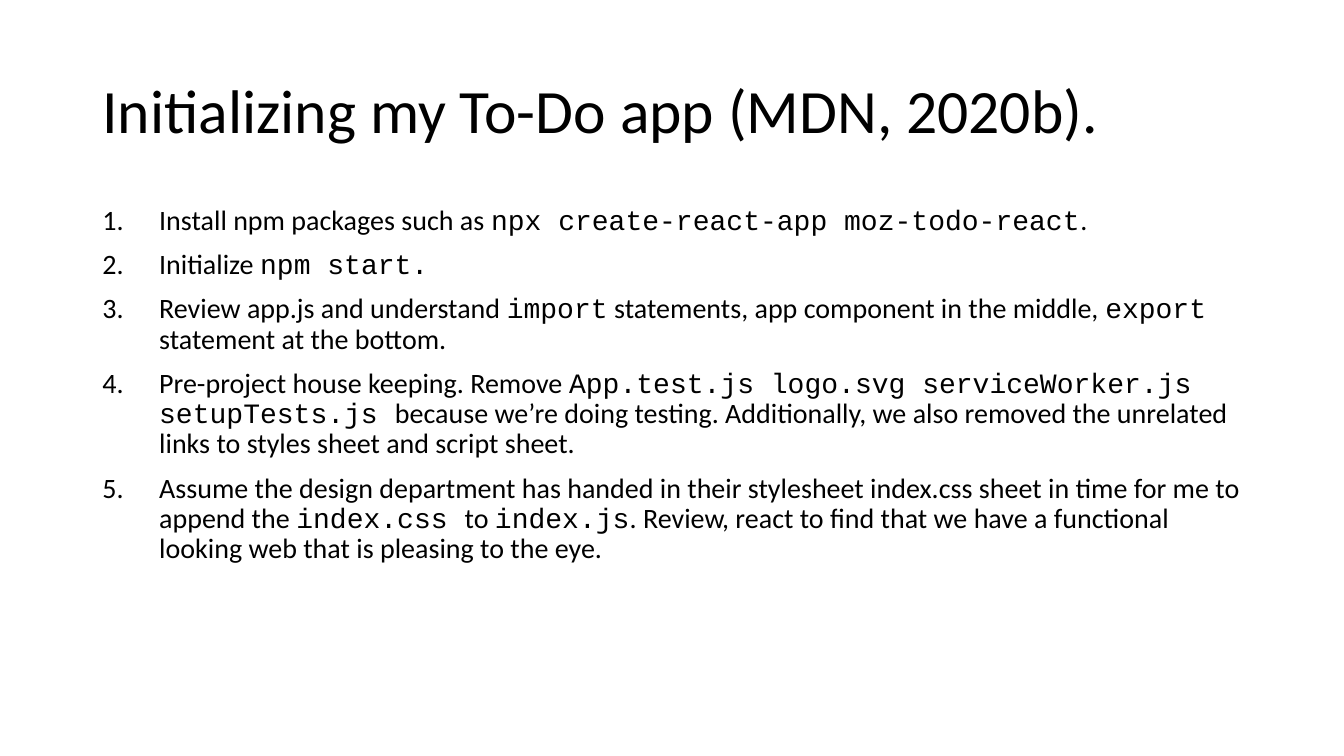
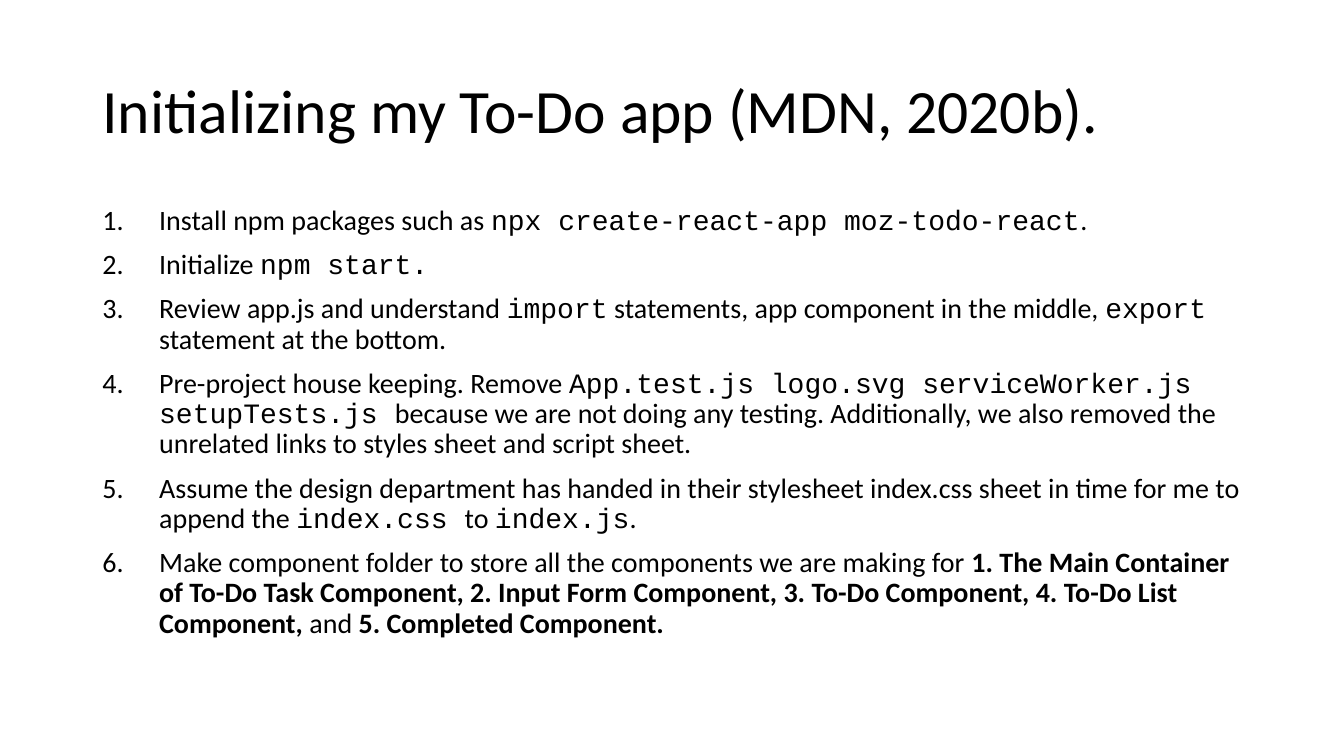
Before and after one commit to jia-von/react-app-planning-assignment, a slide deck: slide 4 of To-Do-App-Illustrations/React To-Do Planning Assignment.pptx. Drawn at 1344x756 pixels with LibreOffice and Linux fonts; fonts in the diff are those of the drawing. Boxes give left, top, right and bottom in pixels: in the first picture for what was removed or moved away, otherwise in the second. Text is boxed around its words. In the diff, an @@ line names an element or a change of style, - is before the commit and + after.

```diff
--- a/To-Do-App-Illustrations/React To-Do Planning Assignment.pptx
+++ b/To-Do-App-Illustrations/React To-Do Planning Assignment.pptx
@@ text at [159,373,1239,638]: text changed @@
-4. Pre-project house keeping. Remove App.test.js logo.svg serviceWorker.js setupTests.js because we’re doing testing. Additionally, we also removed the unrelated links to styles sheet and script sheet.
-5. Assume the design department has handed in their stylesheet index.css sheet in time for me to append the index.css to index.js. Review, react to find that we have a functional looking web that is pleasing to the eye.
+4. Pre-project house keeping. Remove App.test.js logo.svg serviceWorker.js setupTests.js because we are not doing any testing. Additionally, we also removed the unrelated links to styles sheet and script sheet.
+5. Assume the design department has handed in their stylesheet index.css sheet in time for me to append the index.css to index.js.
+6. Make component folder to store all the components we are making for 1. The Main Container of To-Do Task Component, 2. Input Form Component, 3. To-Do Component, 4. To-Do List Component, and 5. Completed Component.
```
Also in this commit, not shown: 2 other slides changed, 4 other files.
